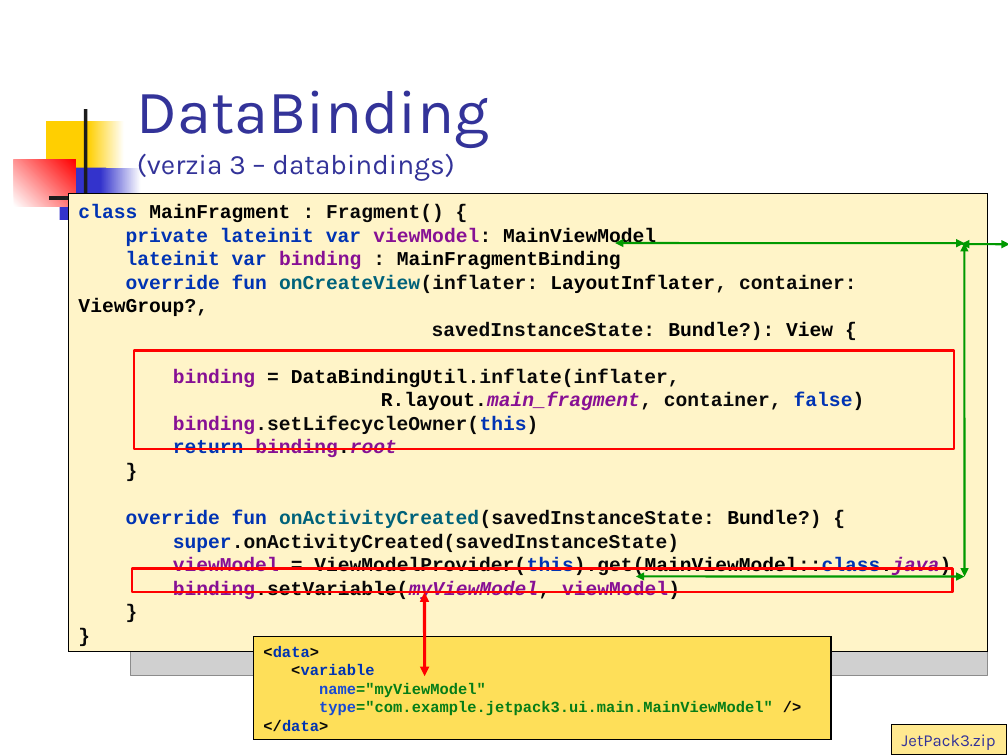
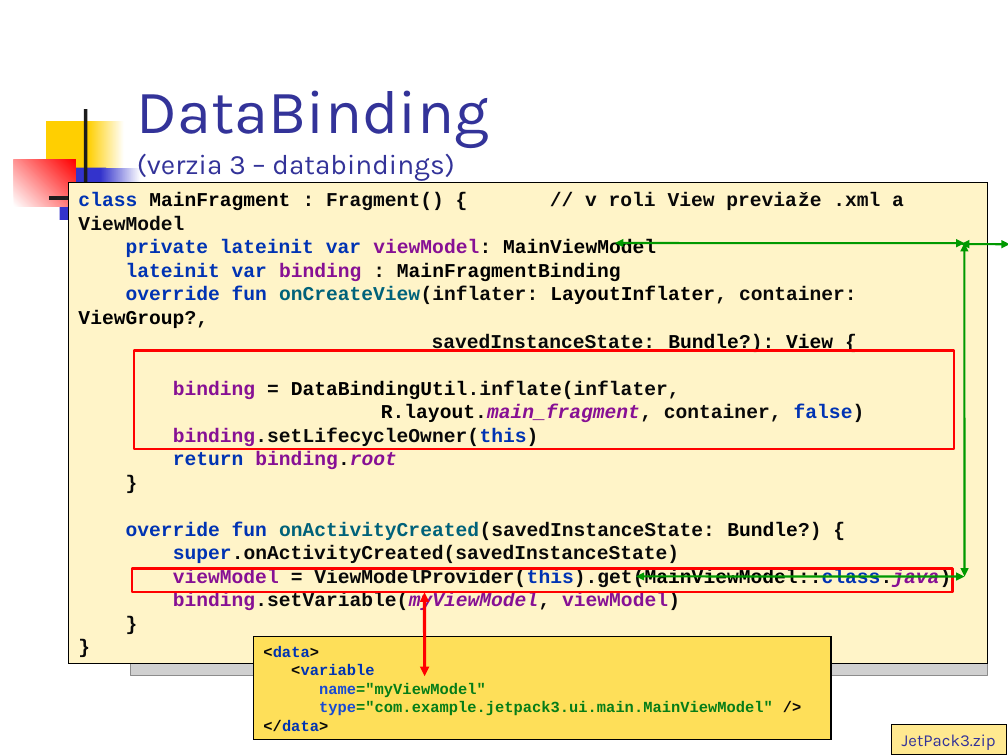
Before and after one commit to vmandro/Prednasky, a slide deck: slide 23 of 07/07_Android.ppt (slide 22 before the commit). Drawn at 1008x756 pixels with LibreOffice and Linux fonts; fonts in the diff are those of the drawing; grey boxes stand for pictures. Boxes give left, top, right and bottom in pixels: in the first picture for what was removed or moved away, otherwise in the second. Text is boxed around its words. In the diff, an @@ line names an element or a change of style, - is before the commit and + after.

```diff
--- a/07/07_Android.ppt
+++ b/07/07_Android.ppt
@@ rectangle "class MainFragment : Fragment() { ...": place and size @@
-rectangle "class MainFragment : Fragment() { ..." at bbox=[69, 194, 987, 651]
+rectangle "class MainFragment : Fragment() { ..." at bbox=[69, 182, 987, 663]
@@ text in rectangle at bbox=[78, 193, 904, 352]: text changed; text colour #000000 to #080808 @@
-class MainFragment : Fragment() {
-private lateinit var viewModel: MainViewModel
-lateinit var binding : MainFragmentBinding
-override fun onCreateView(inflater: LayoutInflater, container: ViewGroup?,
-savedInstanceState: Bundle?): View {
+class MainFragment : Fragment() { // v roli View previaže .xml a ViewModel
+private lateinit var viewModel: MainViewModel
+lateinit var binding : MainFragmentBinding
+override fun onCreateView(inflater: LayoutInflater, container: ViewGroup?,
+savedInstanceState: Bundle?): View {
```
Also in this commit, not shown: 29 other slides changed, 3 slides added, 1 slide removed, 1 other file.
